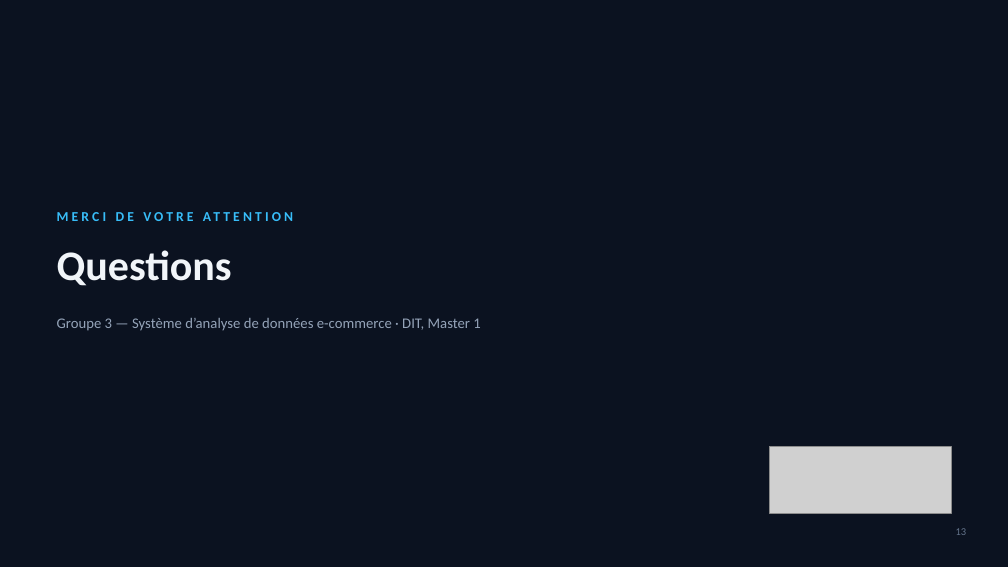
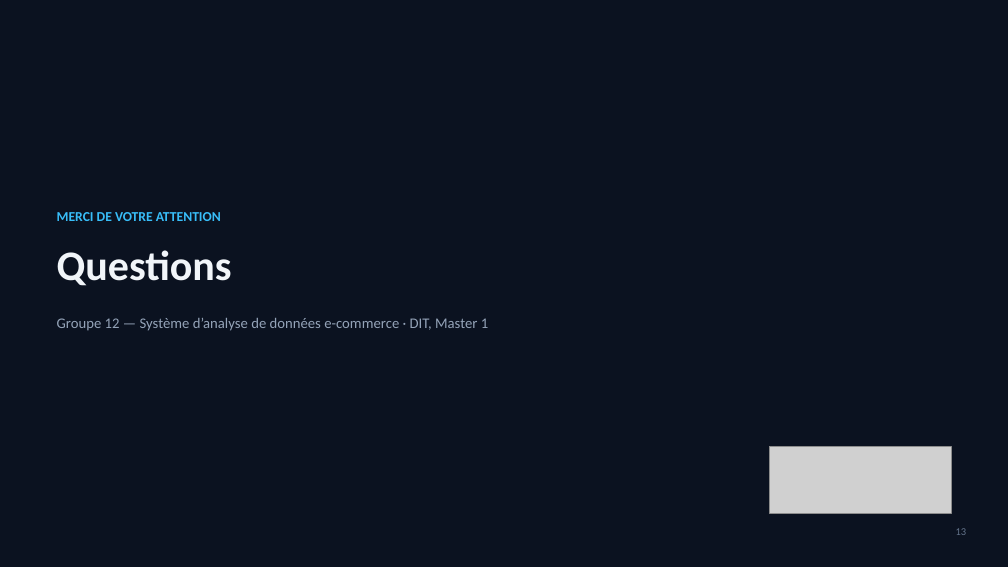
Before and after one commit to DonBos27/groupe12-ecommerce-analytics, a slide deck: slide 13 of Soutenance_Groupe12.pptx. Drawn at 1008x567 pixels with LibreOffice and Linux fonts; fonts in the diff are those of the drawing; grey boxes stand for pictures. Boxes give left, top, right and bottom in pixels: in the first picture for what was removed or moved away, otherwise in the second. Text is boxed around its words. In the diff, an @@ line names an element or a change of style, - is before the commit and + after.

```diff
--- a/Soutenance_Groupe12.pptx
+++ b/Soutenance_Groupe12.pptx
@@ text "MERCI DE VOTRE ATTENTION" at (x1=57, y1=212, x2=221, y2=221): letter spacing 3 to 0 pt @@
@@ text at (x1=57, y1=318, x2=488, y2=331): text changed @@
-Groupe 3 — Système d’analyse de données e-commerce · DIT, Master 1
+Groupe 12 — Système d’analyse de données e-commerce · DIT, Master 1
```
Also in this commit, not shown: 5 other slides changed.
